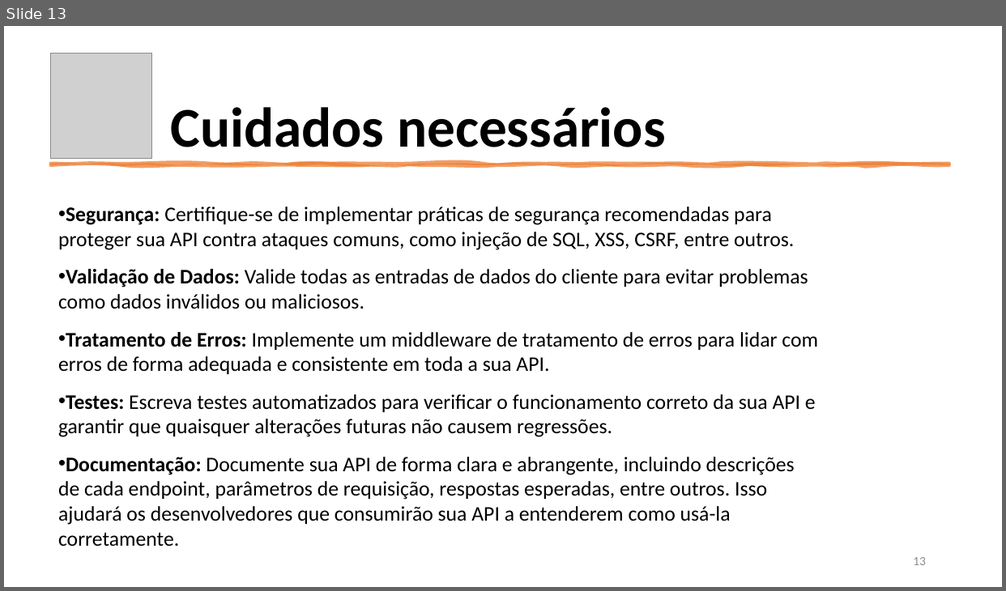
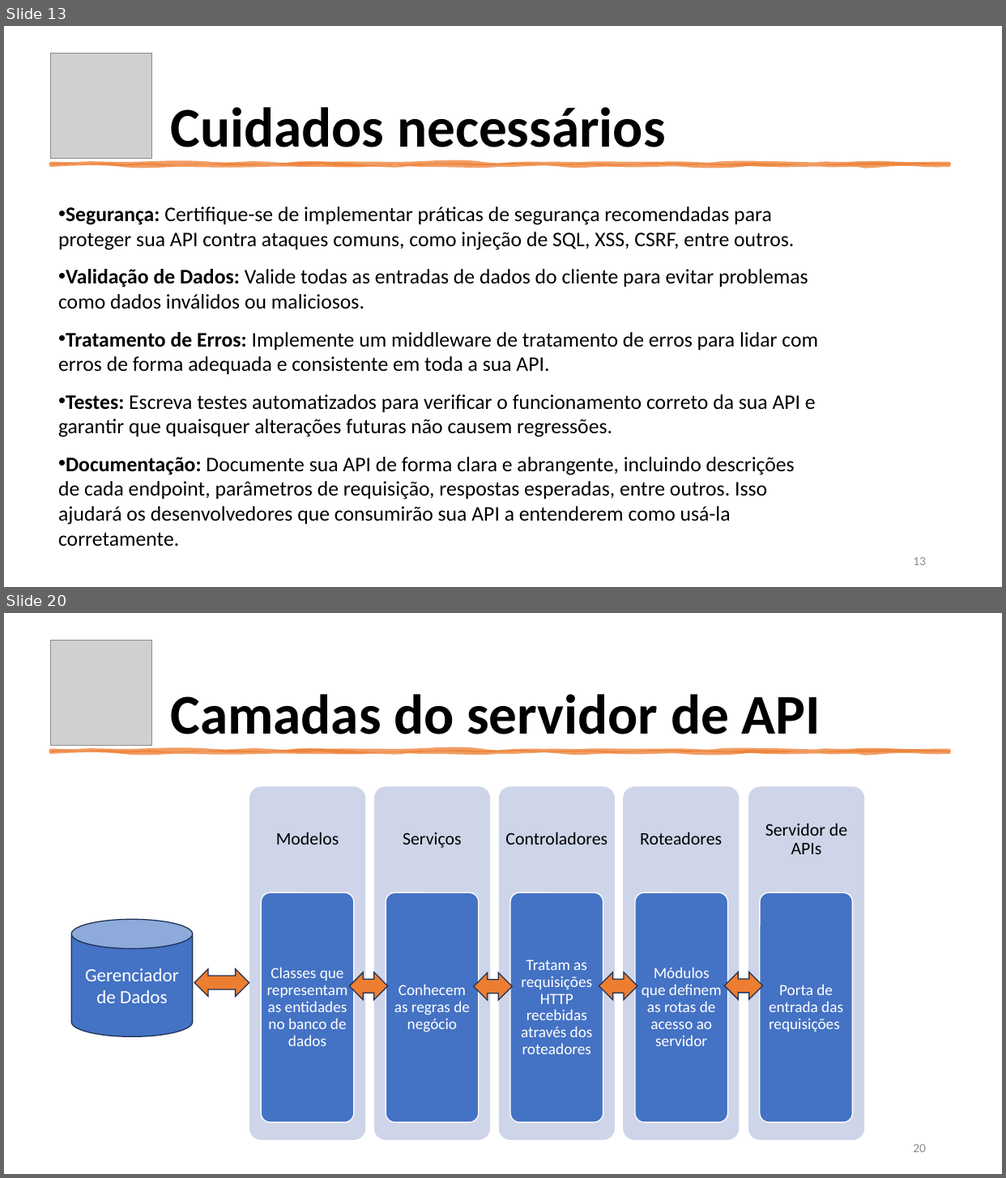
Before and after one commit to aclaytonbr/cursos, a slide deck: API/aulas/parte2/aula9/introducao_express.pptx. Shown one above the other, each under a label of ours: slide 13 before the commit, slides 13 and 20 after it; the slides between them are not shown. The pictures are 1006x591 and 1006x1178 pixels, drawn with LibreOffice and Linux fonts; fonts in the diff are those of the drawing; grey boxes stand for pictures. Boxes give left, top, right and bottom in pixels: in the first picture for what was removed or moved away, otherwise in the second. Text is boxed around its words. In the diff, an @@ line names an element or a change of style, - is before the commit and + after.

```diff
--- a/API/aulas/parte2/aula9/introducao_express.pptx
+++ b/API/aulas/parte2/aula9/introducao_express.pptx
@@ slide 20 added at [4,613,1002,1174], background #FFFFFF @@
@@ picture added at [51,640,152,746] @@
@@ title added at [170,694,820,747], 54 pt, text #000000, bold @@
+Camadas do servidor de API
@@ freeform shape added at [51,751,949,752], fill #ED7D31 at 75% opacity, outline #ED7D31 3.5 pt @@
@@ cylinder added at [71,919,193,1037], fill #4472C4, outline #1E3256 1 pt, 18 pt, text #FFFFFF @@
+Gerenciador de Dados
@@ left right arrow added at [194,969,249,997], fill #ED7D31, outline #1E3256 1 pt @@
@@ left right arrow added at [349,973,387,1000], fill #ED7D31, outline #1E3256 1 pt @@
@@ left right arrow added at [474,973,513,1001], fill #ED7D31, outline #1E3256 1 pt @@
@@ left right arrow added at [599,973,637,1000], fill #ED7D31, outline #1E3256 1 pt @@
@@ left right arrow added at [724,973,762,1000], fill #ED7D31, outline #1E3256 1 pt @@
@@ group added at [249,786,865,1140]: 10 rounded rectangles, 10 texts @@
+Modelos
+Classes que representam as entidades no banco de dados
+Serviços
+Conhecem as regras de negócio
+Controladores
+Tratam as requisições HTTP recebidas através dos roteadores
+Roteadores
+Módulos que definem as rotas de acesso ao servidor
+Servidor de APIs
+Porta de entrada das requisições
@@ page number added at [913,1144,926,1152], 12 pt, text #8C8C8C @@
+20
```
Also in this commit, not shown: 2 slides changed, 17 other slides added, 19 other files.
